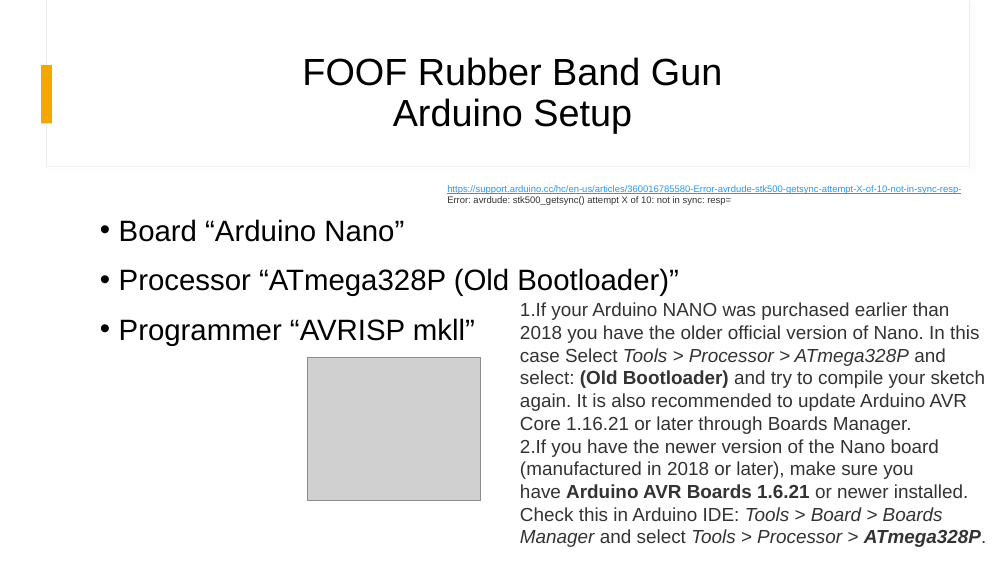
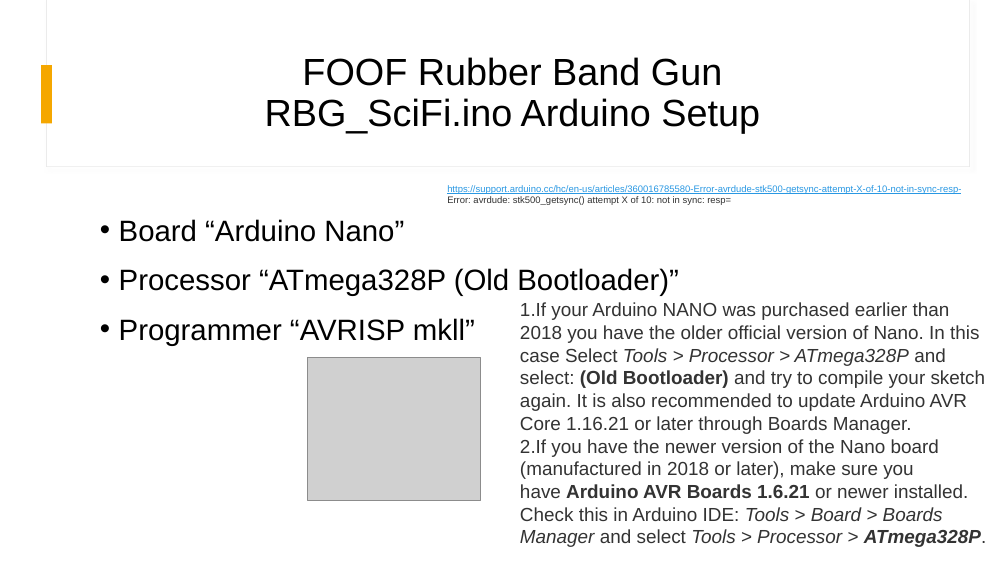
Before and after one commit to Mark-MDO47/RubberBandGun, a slide deck: slide 6 of BuildRubberBandGunSoftware.pptx. Drawn at 1008x567 pixels with LibreOffice and Linux fonts; fonts in the diff are those of the drawing; grey boxes stand for pictures. Boxes give left, top, right and bottom in pixels: in the first picture for what was removed or moved away, otherwise in the second. Text is boxed around its words. In the diff, an @@ line names an element or a change of style, - is before the commit and + after.

```diff
--- a/BuildRubberBandGunSoftware.pptx
+++ b/BuildRubberBandGunSoftware.pptx
@@ title at [265,57,760,134]: text changed @@
-FOOF Rubber Band Gun
-Arduino Setup
+FOOF Rubber Band Gun
+RBG_SciFi.ino Arduino Setup
```
Also in this commit, not shown: 1 other slide changed, 1 slide added, 2 other files.
